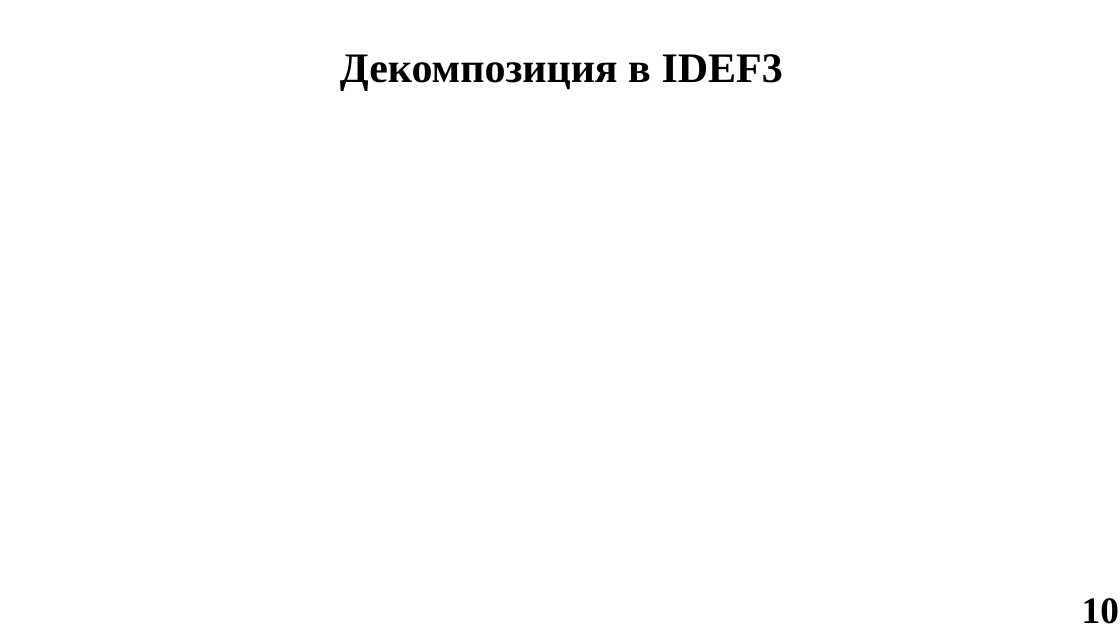
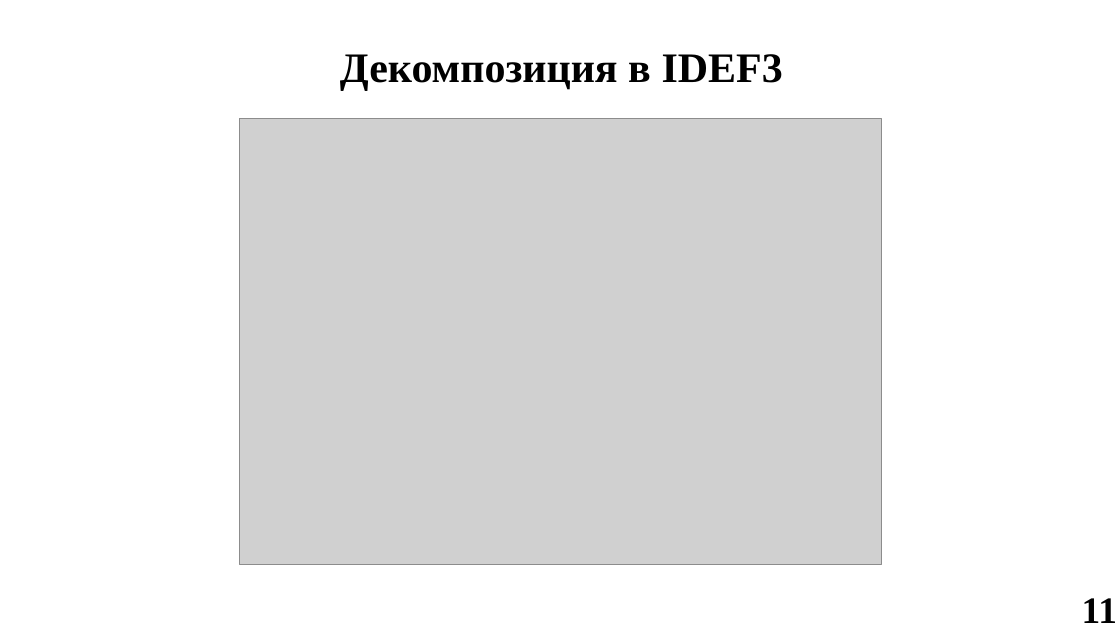
Before and after one commit to sa1kri/DFD, a slide deck: slide 11 of Образец.pptx (slide 10 before the commit). Drawn at 1120x630 pixels with LibreOffice and Linux fonts; fonts in the diff are those of the drawing; grey boxes stand for pictures; background and template pictures are left out. Boxes give left, top, right and bottom in pixels: in the first picture for what was removed or moved away, otherwise in the second. Text is boxed around its words. In the diff, an @@ line names an element or a change of style, - is before the commit and + after.

```diff
--- a/Образец.pptx
+++ b/Образец.pptx
@@ picture added at [239, 118, 881, 565] @@
@@ text at [1082, 598, 1117, 623]: text changed @@
-10
+11
```
Also in this commit, not shown: 9 other slides changed, 2 slides added, 1 slide removed, 1 other file.
